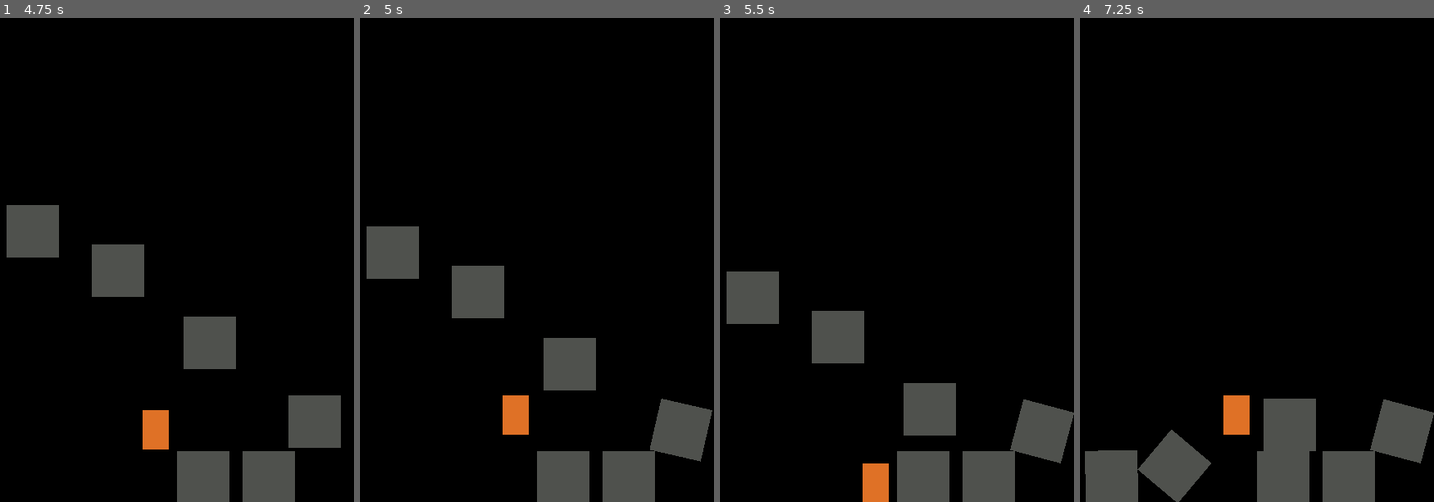
Above: before the commit, frames 1-4 (left to right).
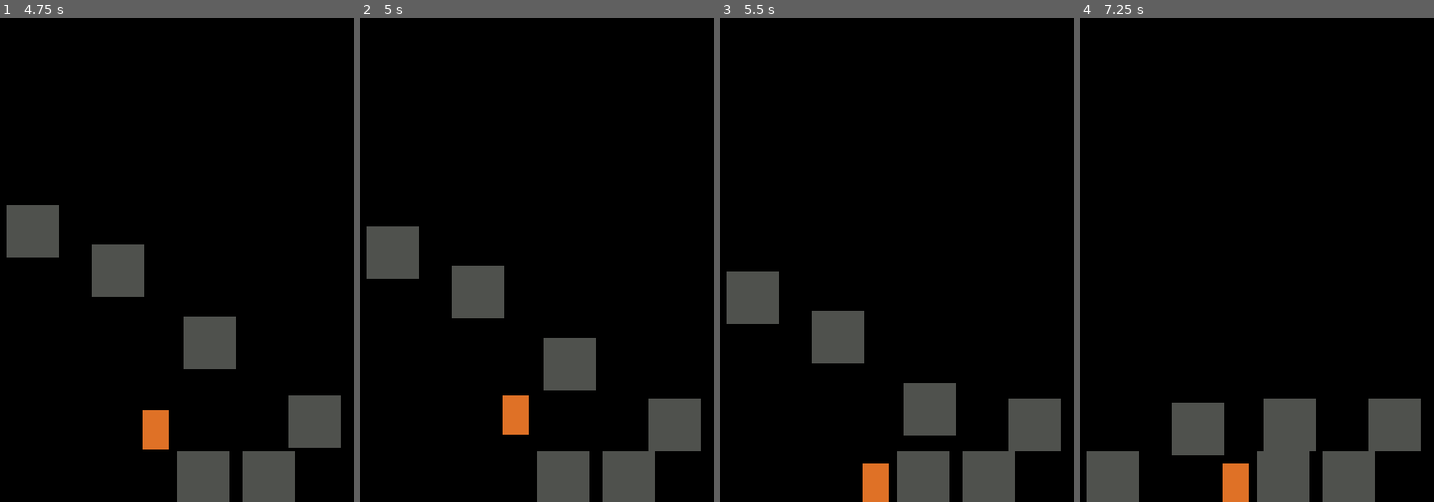
Above: after the commit, the same moments.

Repository: JachymDolezal/game-jam-solo
Game: Godot game, scene res://Menu/menu.tscn
Same seed, same stepped clock (60 frames per second), same inputs: the game is played once before the commit and once after it.
Inputs:
- Up to frame 1 (4.75 s): click "Play" at 0.5 s; hold Right (Arrow_right) 1.28-2.78 s; tap Shift (Dash) at 1.35, 2.3, 2.85, 3.6, 4.55 s; tap Space (Jump) at 1.52, 2.27, 3.77, 4.52 s; tap J (Ability) at 2.1, 4.35 s; hold Left (Arrow_left) 2.78-3.53 s; hold Right (Arrow_right) from 3.53 s (still down)
- Up to frame 2 (5 s): keep holding Right (Arrow_right)
- Up to frame 3 (5.5 s): release Right (Arrow_right) at 5.03 s; hold Left (Arrow_left) from 5.03 s (still down); tap Shift (Dash) at 5.1 s; tap Space (Jump) at 5.27 s
- Up to frame 4 (7.25 s): release Left (Arrow_left) at 5.78 s; hold Right (Arrow_right) 5.78-6.53 s; tap Shift (Dash) at 5.85, 6.8 s; hold Left (Arrow_left) from 6.53 s (still down); tap J (Ability) at 6.6 s; tap Space (Jump) at 6.77 s

Frame 1 is identical in both runs. In frame 2, 0.6% of the frame differs, in the area x 81-100%, y 78-92%; in frame 3, 0.7%; in frame 4, 4.8%, in the area x 1-100%, y 77-100%.

Commit message:
add rigid body for obstacles

Diff:
--- a/Player.gd
+++ b/Player.gd
@@ -4,9 +4,9 @@
 
 const SPEED = 300.0
 const JUMP_VELOCITY = -400.0
-const dash_duration = 0.2
-const dash_cooldown = 2
-const dash_speed = 600
+const dash_duration = 0.25
+const dash_cooldown = 1.5
+const dash_speed = 500
 var dash_pressed = false
 
 # Get the gravity from the project settings to be synced with RigidBody nodes.
@@ -40,9 +40,10 @@
 	if Input.is_action_just_pressed("Jump") and is_on_floor():
 		velocity.y = JUMP_VELOCITY
 
-	if Input.is_action_just_pressed("Dash"):
-		velocity.x = 0
-		dash_pressed = true
+	if dash.is_dash_ready():
+		if Input.is_action_just_pressed("Dash"):
+			velocity.x = 0
+			dash_pressed = true
 
 	# Handle Dash.
 	if Input.is_action_just_released("Dash"):
--- /dev/null
+++ b/obstacle.gd
@@ -0,0 +1,13 @@
+extends RigidBody2D
+@onready var Despawn = $Despawn
+
+# Called when the node enters the scene tree for the first time.
+func _ready():
+	Despawn.one_shot = true
+	Despawn.wait_time = 10
+	Despawn.start()
+
+# Called every frame. 'delta' is the elapsed time since the previous frame.
+func _process(delta):
+	if Despawn.is_stopped():
+		queue_free()
--- a/obstacle_1.tscn
+++ b/obstacle_1.tscn
@@ -1,5 +1,6 @@
-[gd_scene load_steps=3 format=3 uid="uid://2kvjleegv40p"]
+[gd_scene load_steps=4 format=3 uid="uid://2kvjleegv40p"]
 
+[ext_resource type="Script" path="res://obstacle.gd" id="1_61i4r"]
 [ext_resource type="Texture2D" uid="uid://cqfpvnb5pfexe" path="res://Assets/Obstacles/obstacle1.png" id="1_x0qks"]
 
 [sub_resource type="RectangleShape2D" id="RectangleShape2D_wbmml"]
@@ -8,10 +9,15 @@
 [node name="RigidBody2D" type="RigidBody2D"]
 position = Vector2(-64, 0)
 mass = 0.02
+inertia = 1000.0
 gravity_scale = 0.03
+lock_rotation = true
+script = ExtResource("1_61i4r")
 
 [node name="CollisionShape2D" type="CollisionShape2D" parent="."]
 shape = SubResource("RectangleShape2D_wbmml")
 
 [node name="Sprite2D" type="Sprite2D" parent="."]
 texture = ExtResource("1_x0qks")
+
+[node name="Despawn" type="Timer" parent="."]
